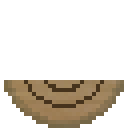
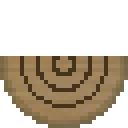
The second 128 x 128 image is a revision of the first. Changes to its layers:
painted on "Layer 2" over [0, 56, 128, 80]
